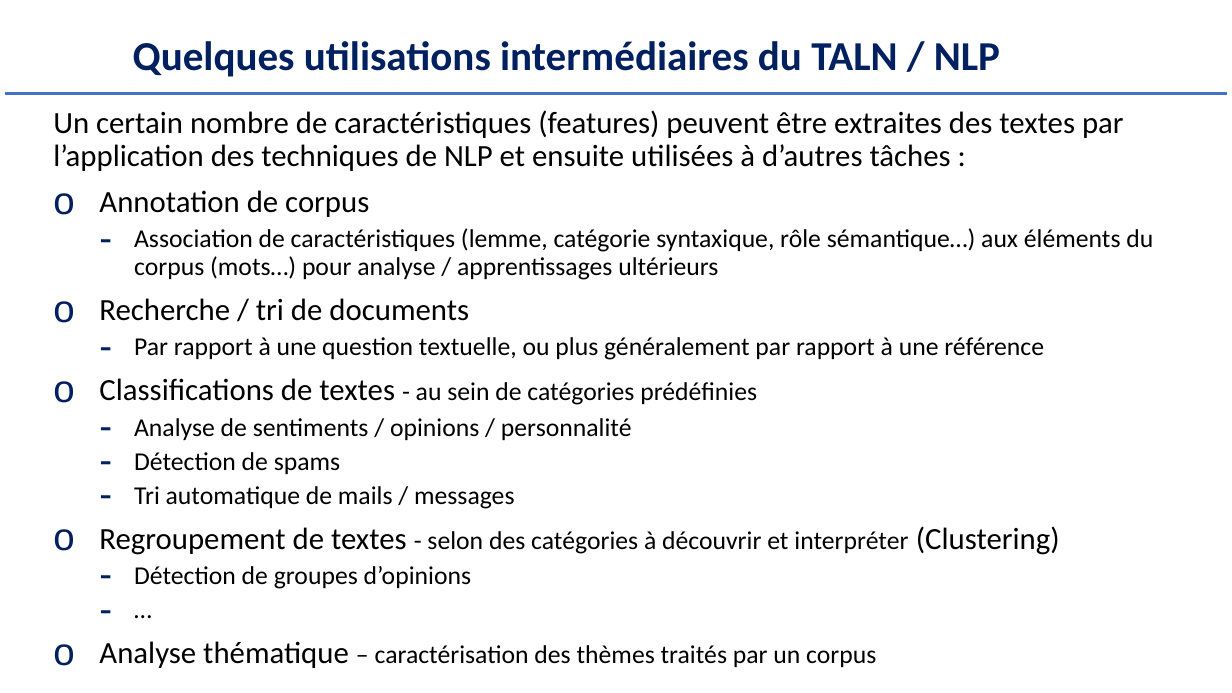
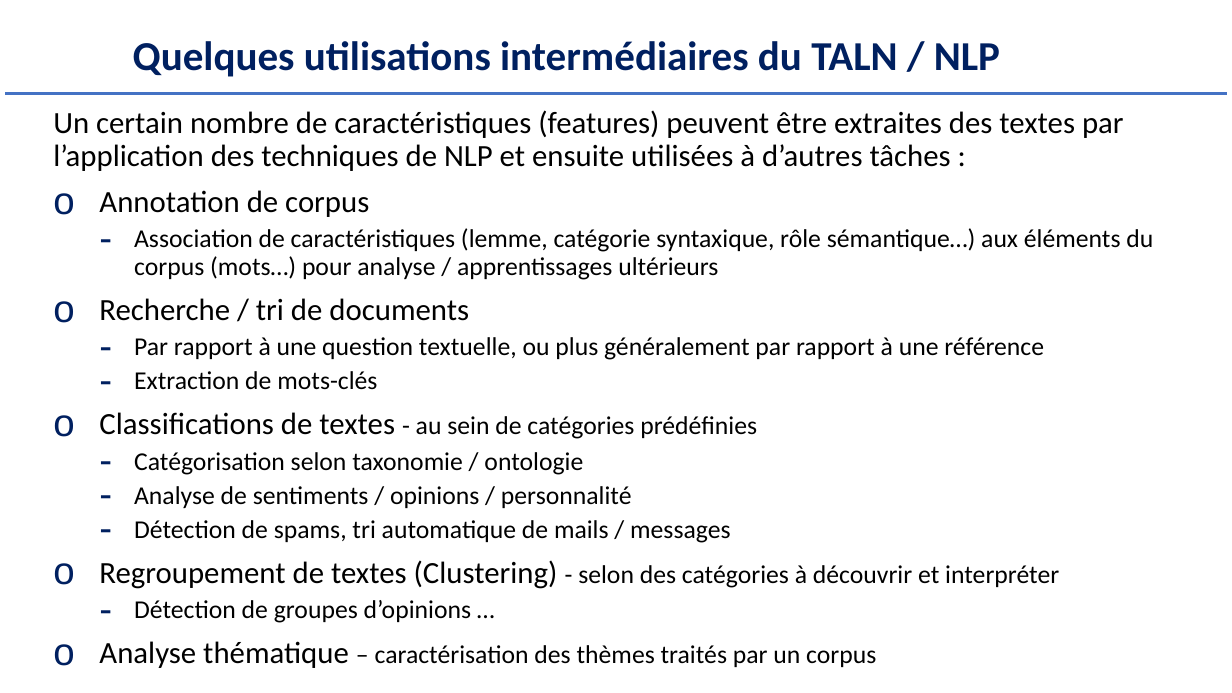
Before and after one commit to Herve-Guerin/cours-NLP-Gustave-Eiffel, a slide deck: slide 12 of Slides/NLP et Analyse Textuelle V2 - 1.pptx. Drawn at 1232x693 pixels with LibreOffice and Linux fonts; fonts in the diff are those of the drawing. Boxes give left, top, right and bottom in pixels: in the first picture for what was removed or moved away, otherwise in the second. Text is boxed around its words. In the diff, an @@ line names an element or a change of style, - is before the commit and + after.

```diff
--- a/Slides/NLP et Analyse Textuelle V2 - 1.pptx
+++ b/Slides/NLP et Analyse Textuelle V2 - 1.pptx
@@ text at (134,371,377,389): paragraph added @@
+  – Extraction de mots-clés
@@ text at (134,452,583,475): paragraph added @@
+  – Catégorisation selon taxonomie / ontologie
@@ text at (99,520,1059,623): text changed @@
-  – Détection de spams
-  – Tri automatique de mails / messages
-o Regroupement de textes - selon des catégories à découvrir et interpréter (Clustering)
-  – Détection de groupes d’opinions
-  – …
+  – Détection de spams, tri automatique de mails / messages
+o Regroupement de textes (Clustering) - selon des catégories à découvrir et interpréter
+  – Détection de groupes d’opinions …
```
Also in this commit, not shown: 35 other slides changed, 2 slides added, 2 other files.
